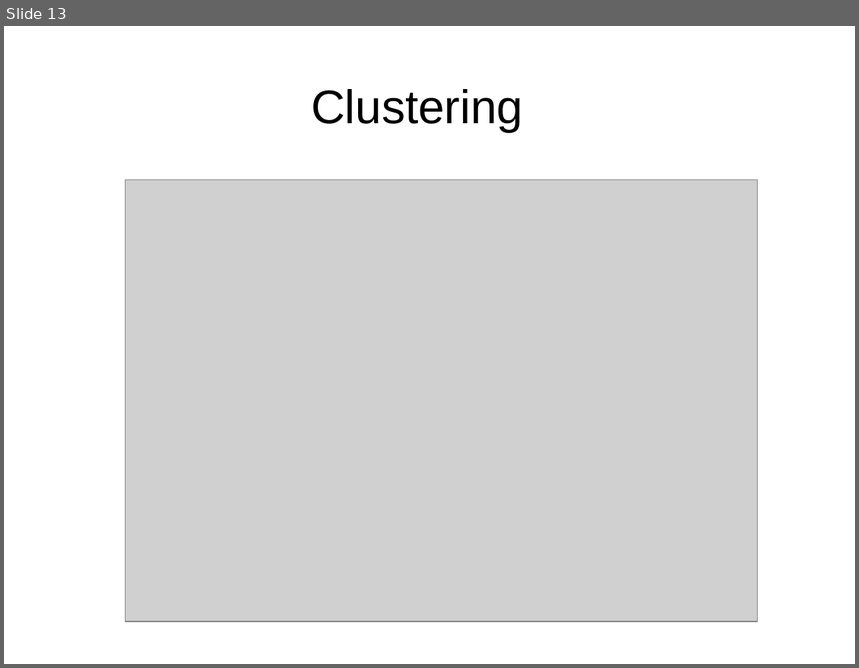
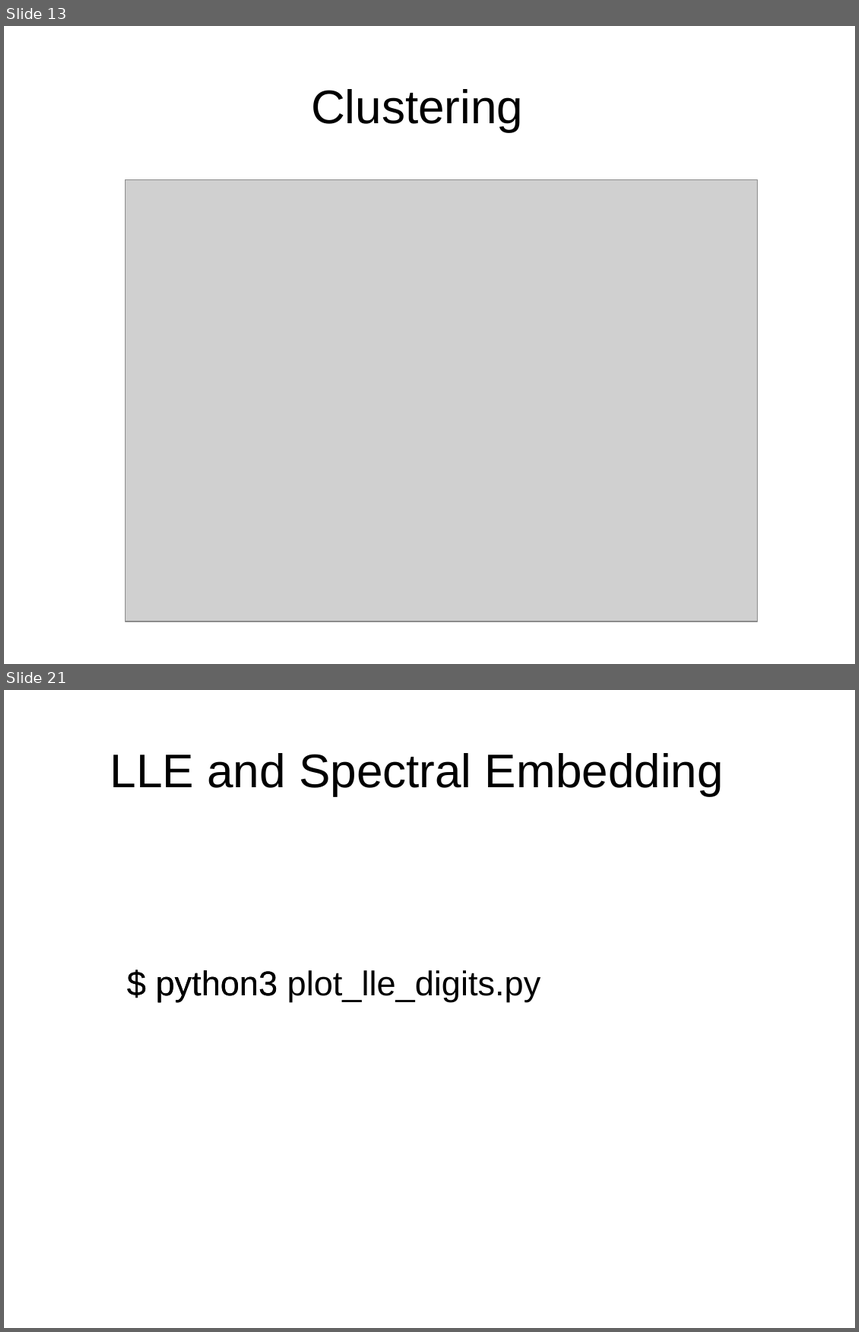
Before and after one commit to davidam/python-examples, a slide deck: presentations/scikit.odp. Shown one above the other, each under a label of ours: slide 13 before the commit, slides 13 and 21 after it; the slides between them are not shown. The pictures are 859x668 and 859x1332 pixels, drawn with LibreOffice and Linux fonts; fonts in the diff are those of the drawing; grey boxes stand for pictures. Boxes give left, top, right and bottom in pixels: in the first picture for what was removed or moved away, otherwise in the second. Text is boxed around its words. In the diff, an @@ line names an element or a change of style, - is before the commit and + after.

```diff
--- a/presentations/scikit.odp
+++ b/presentations/scikit.odp
@@ slide 21 added at (4, 690, 855, 1328), background #FFFFFF @@
@@ title added at (110, 753, 724, 796), 44 pt, text #000000 @@
+LLE and Spectral Embedding
@@ text added at (120, 958, 789, 1081), 32 pt, text #000000 @@
+$ python3
@@ text added at (156, 970, 541, 1002), 32 pt, text #000000 @@
+$ python3 plot_lle_digits.py
```
Also in this commit, not shown: 8 other slides added.
